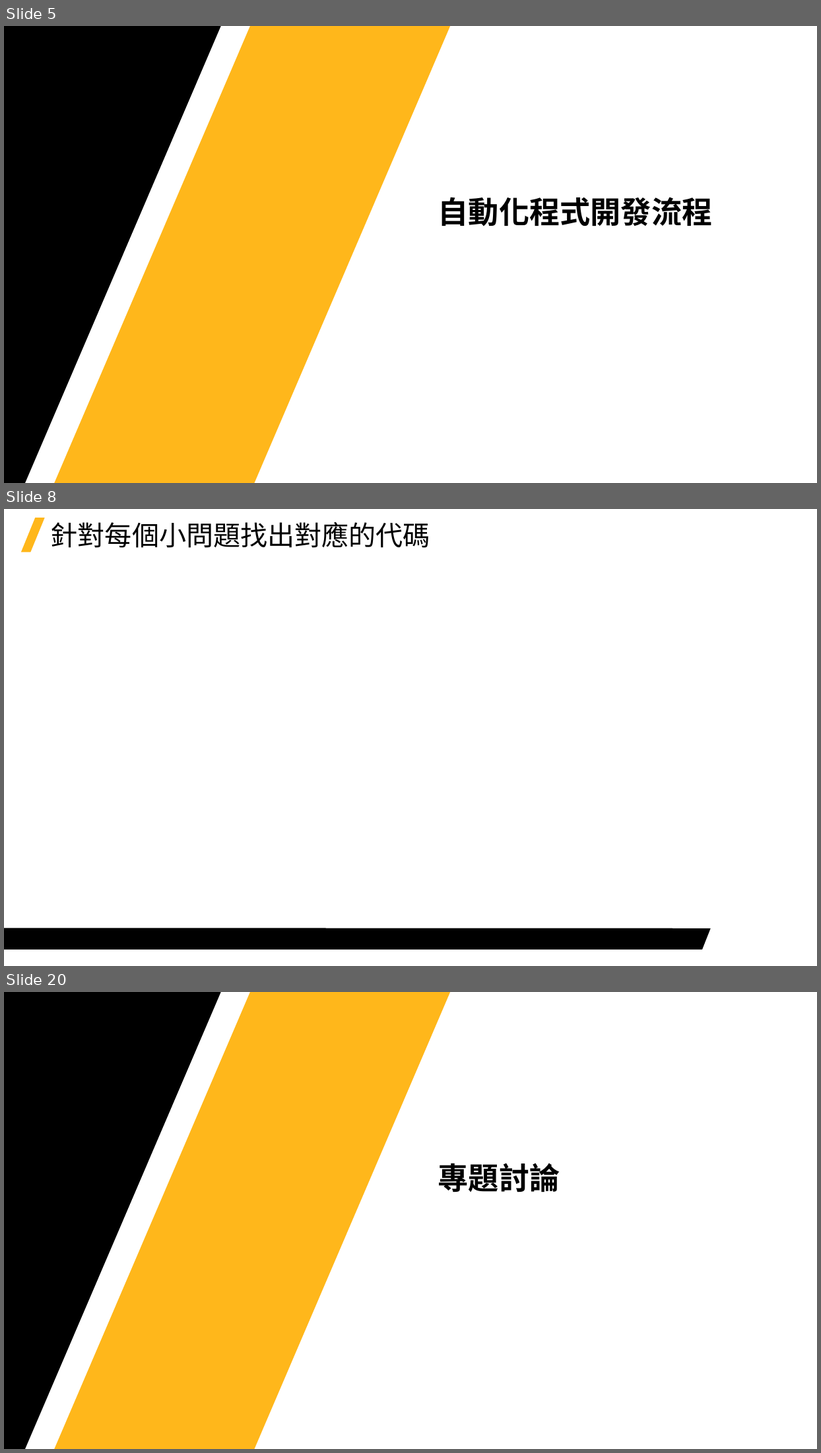
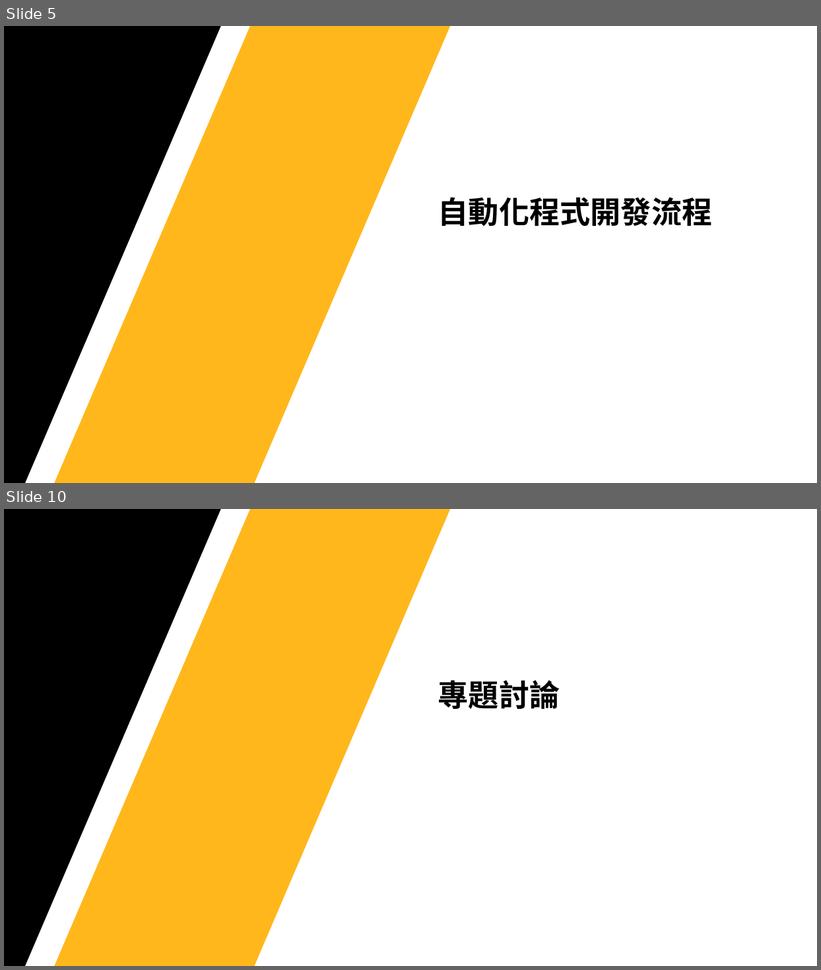
Before and after one commit to Jerrick-cheng/AEDT-Automation-Camp, a slide deck: 上課教材/Week2.pptx. Shown one above the other, each under a label of ours: slides 5, 8 and 20 before the commit, slides 5 and 10 after it; the slides between them are not shown. The pictures are 821x1453 and 821x970 pixels, drawn with LibreOffice and Linux fonts; fonts in the diff are those of the drawing; background and template pictures are left out. Boxes give left, top, right and bottom in pixels: in the first picture for what was removed or moved away, otherwise in the second. Text is boxed around its words. In the diff, an @@ line names an element or a change of style, - is before the commit and + after.

```diff
--- a/上課教材/Week2.pptx
+++ b/上課教材/Week2.pptx
@@ slide 8 removed at (x1=4, y1=509, x2=817, y2=966), background #FFFFFF @@
@@ parallelogram removed at (x1=21, y1=518, x2=45, y2=552) @@
@@ title removed at (x1=51, y1=522, x2=430, y2=548) @@
-針對每個小問題找出對應的代碼
@@ freeform shape removed at (x1=4, y1=929, x2=711, y2=950) @@
@@ what was slide 20 is now slide 10 @@
```
Also in this commit, not shown: 5 slides changed, 9 other slides removed, 5 other files.
